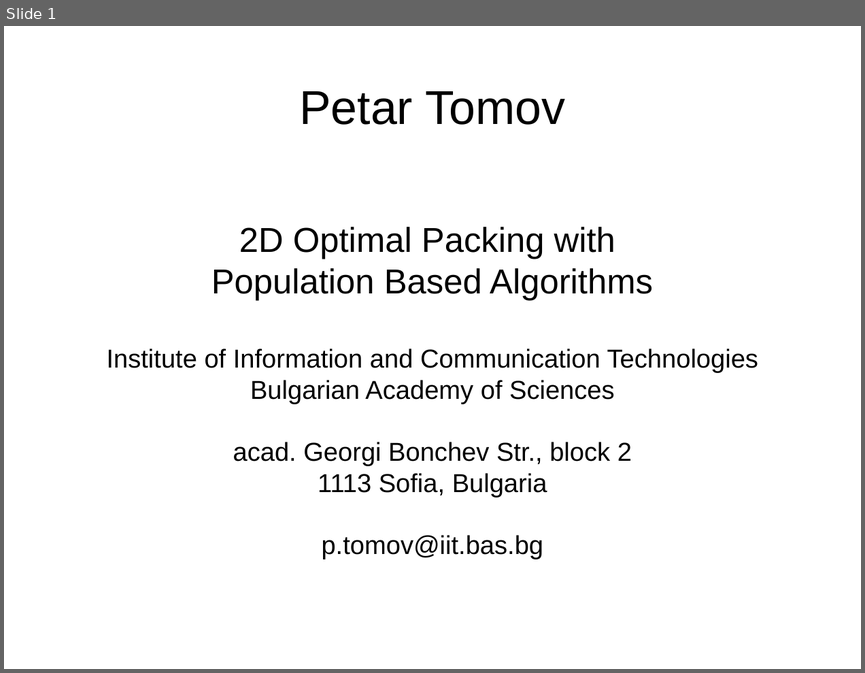
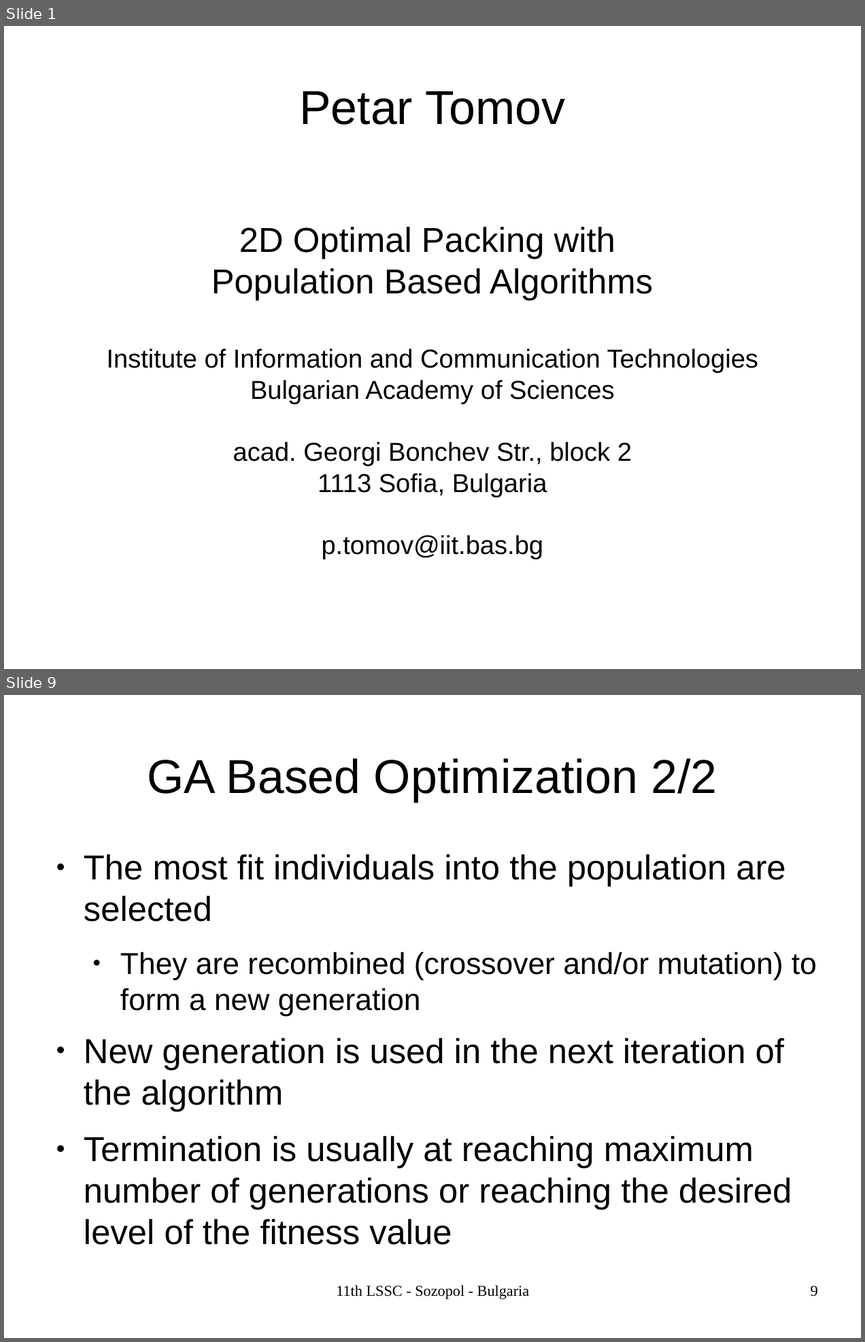
Before and after one commit to TodorBalabanov/Large-Scale-Scientific-Computations-2017, a slide deck: 2dOptimalCuttingWithPopulationBasedAlgorithms.odp. Shown one above the other, each under a label of ours: slide 1 before the commit, slides 1 and 9 after it; the slides between them are not shown. The pictures are 865x673 and 865x1342 pixels, drawn with LibreOffice and Linux fonts; fonts in the diff are those of the drawing; background and template pictures are left out. Boxes give left, top, right and bottom in pixels: in the first picture for what was removed or moved away, otherwise in the second. Text is boxed around its words. In the diff, an @@ line names an element or a change of style, - is before the commit and + after.

```diff
--- a/2dOptimalCuttingWithPopulationBasedAlgorithms.odp
+++ b/2dOptimalCuttingWithPopulationBasedAlgorithms.odp
@@ slide 9 added at (4, 695, 861, 1338), background picture (left out) @@
@@ title added at (147, 758, 717, 802), 44 pt, text #000000 @@
+GA Based Optimization 2/2
@@ text added at (84, 854, 817, 1210), 32 pt, text #000000 @@
+● The most fit individuals into the population are selected
+  ● They are recombined (crossover and/or mutation) to form a new generation
+● New generation is used in the next iteration of the algorithm
+● Termination is usually at reaching maximum number of generations or reaching the desired level of the fitness value
@@ text added at (336, 1285, 530, 1299), 14 pt, text #000000 @@
+11th LSSC - Sozopol - Bulgaria
@@ page number added at (810, 1285, 818, 1296), 14 pt, text #000000 @@
+9
```
Also in this commit, not shown: 2 other slides changed, 17 other slides added, 1 other file.
